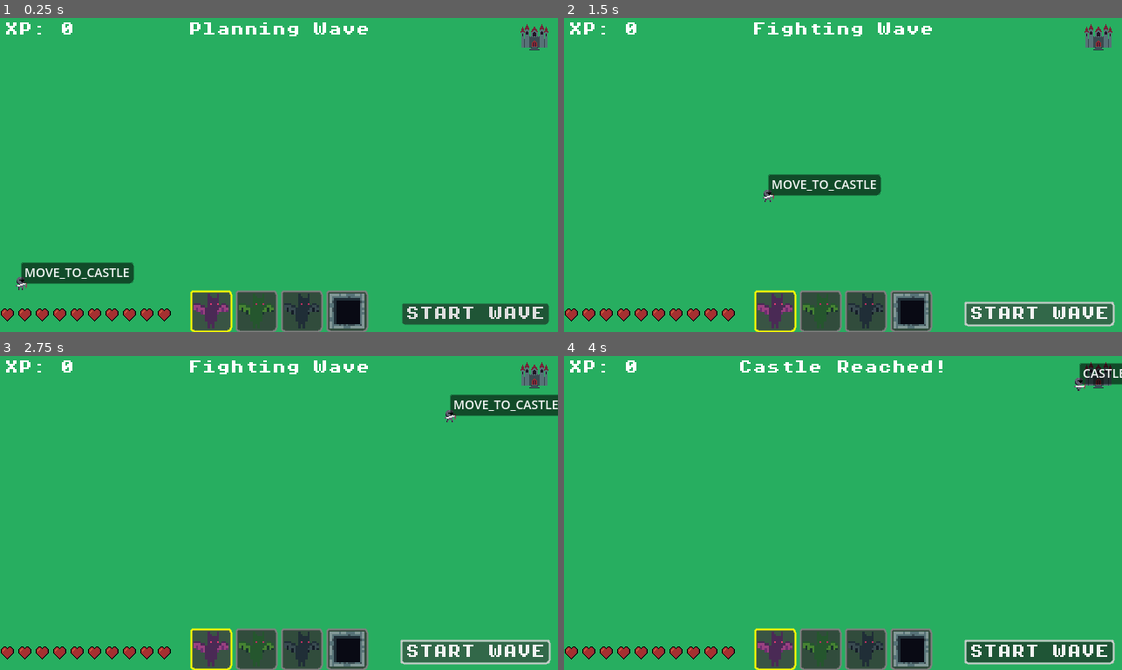
Above: before the commit, frames 1-4 (two rows, left to right).
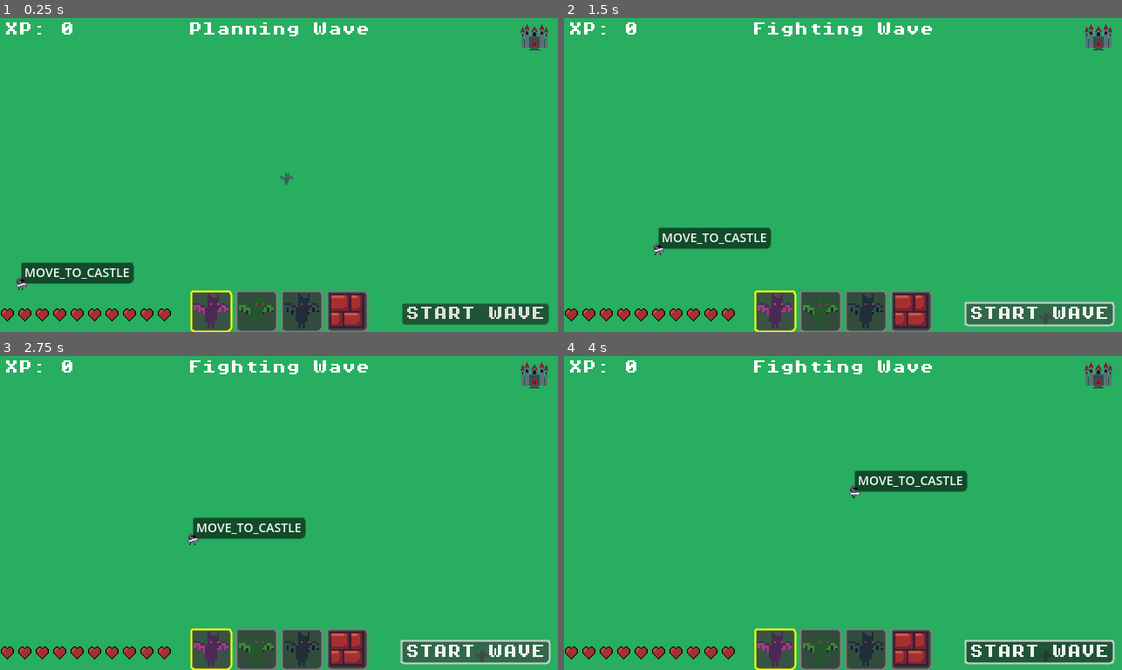
Above: after the commit, the same moments.

Repository: p-lorenzo/reversevs
Game: Godot game, scene res://scenes/world.tscn
The game is run twice, just before and just after one commit, with the same random seed, the same clock (stepped at 60 frames per second) and the same inputs.
Inputs (mouse positions are in pixels of both pictures, inside the frame that each line leads up to):
- Up to frame 1 (0.25 s): no input
- Up to frame 2 (1.5 s): click "START WAVE" at 0.5 s; click "START WAVE" at 1.25 s
- Up to frame 3 (2.75 s): click "START WAVE" at 2 s
- Up to frame 4 (4 s): tap Enter (ui_accept) at 2.75, 3.6, 3.77 s; move the mouse to (965, 497) at 2.77 s; hold Enter (ui_accept) 2.78-3.53 s; click (965, 497) at 2.92 s; move the mouse to (731, 528) at 3.52 s; click (731, 528) at 3.67 s

The runs differ from the first frame. In frame 1, 0.7% of the frame differs, in the area x 50-66%, y 49-99%; in frame 2, 3.6%, in the area x 15-88%, y 49-99%; in frame 3, 3.5%; in frame 4, 3.2%.

Commit message:
feat: added grid system

Diff:
--- a/InventoryItems/wall.tres
+++ b/InventoryItems/wall.tres
@@ -1,11 +1,11 @@
 [gd_resource type="Resource" script_class="InventoryItem" load_steps=4 format=3 uid="uid://kcs7gp1p2g4r"]
 
 [ext_resource type="PackedScene" uid="uid://udb7fyvpr5j" path="res://scenes/wall.tscn" id="1_b0drq"]
-[ext_resource type="Texture2D" uid="uid://dpvi1o10yorqe" path="res://art/sprites/inv_cube.png" id="2_nm8pg"]
+[ext_resource type="Texture2D" uid="uid://dq6m31f8uda7m" path="res://art/sprites/brick_wall.png" id="2_b0drq"]
 [ext_resource type="Script" uid="uid://do1haxjgysstf" path="res://scripts/inventory_item.gd" id="3_g4rsj"]
 
 [resource]
 script = ExtResource("3_g4rsj")
 entity_scene = ExtResource("1_b0drq")
-icon = ExtResource("2_nm8pg")
+icon = ExtResource("2_b0drq")
 cost = 1
--- a/project.godot
+++ b/project.godot
@@ -19,6 +19,7 @@
 
 Game="*res://scripts/game.gd"
 ExperienceSystem="*res://scripts/experience_system.gd"
+Grid="*res://scripts/grid.gd"
 
 [display]
 
--- a/scenes/wall.tscn
+++ b/scenes/wall.tscn
@@ -1,6 +1,6 @@
 [gd_scene load_steps=2 format=3 uid="uid://udb7fyvpr5j"]
 
-[ext_resource type="Texture2D" uid="uid://dpvi1o10yorqe" path="res://art/sprites/inv_cube.png" id="1_wykyb"]
+[ext_resource type="Texture2D" uid="uid://dq6m31f8uda7m" path="res://art/sprites/brick_wall.png" id="1_wykyb"]
 
 [node name="Wall" type="Node2D" groups=["obstacles"]]
 metadata/_edit_horizontal_guides_ = [-20.0]
@@ -9,6 +9,5 @@
 texture = ExtResource("1_wykyb")
 
 [node name="NavigationObstacle2D" type="NavigationObstacle2D" parent="."]
-radius = 10.0
-vertices = PackedVector2Array(-7, -7, -7, 8, 8, 8, 8, -7)
+vertices = PackedVector2Array(-8, -8, -8, 8, 8, 8, 8, -8)
 affect_navigation_mesh = true
--- a/scenes/world.tscn
+++ b/scenes/world.tscn
@@ -25,6 +25,7 @@
 [node name="Hero" parent="." instance=ExtResource("2_rwgxs")]
 z_index = 1
 position = Vector2(24, 304)
+speed = 100.0
 
 [node name="BossCastle" type="Area2D" parent="." groups=["castle"]]
 position = Vector2(613, 21)
--- a/scripts/game.gd
+++ b/scripts/game.gd
@@ -1,8 +1,7 @@
 extends Node
-# niente class_name se l’Autoload si chiama già Game
 
 enum Phase { PLAN, SIM, CASTLE_REACHED, HERO_DIED }
-signal phase_changed(new_phase: int)          # per aggiornare UI fase
+signal phase_changed(new_phase: int)
 
 var phase: int = Phase.PLAN
 var hero: Node2D = null
@@ -50,6 +49,7 @@
 		return
 	nav_region.bake_navigation_polygon(false)
 	_refresh_hero()
+	Grid.free_mobile_entities_cells()
 	enemies_alive_at_sim_start = 0
 	remaining_enemies = 0
 	for e in get_tree().get_nodes_in_group("enemies"):
--- /dev/null
+++ b/scripts/grid.gd
@@ -0,0 +1,42 @@
+extends Node
+
+const GRID_SIZE: int = 16
+var _occupied_cells: Dictionary = {}
+
+func world_to_grid(world_pos: Vector2) -> Vector2i:
+	return Vector2i(
+		floori(world_pos.x / GRID_SIZE),
+		floori(world_pos.y / GRID_SIZE)
+	)
+
+func grid_to_world(grid_pos: Vector2i) -> Vector2:
+	return Vector2(
+		grid_pos.x * GRID_SIZE + GRID_SIZE / 2.0,
+		grid_pos.y * GRID_SIZE + GRID_SIZE / 2.0
+	)
+
+func snap_to_grid(world_pos: Vector2) -> Vector2:
+	var grid_pos := world_to_grid(world_pos)
+	return grid_to_world(grid_pos)
+
+func is_cell_occupied(grid_pos: Vector2i) -> bool:
+	return _occupied_cells.has(grid_pos)
+
+func _is_entity_static(entity: Node) -> bool:
+	return entity.is_in_group("obstacles")
+
+func occupy_cell(grid_pos: Vector2i, entity: Node2D) -> bool:
+	if is_cell_occupied(grid_pos):
+		return false
+	_occupied_cells[grid_pos] = entity
+	return true
+
+func free_mobile_entities_cells() -> void:
+	var cells_to_free: Array[Vector2i] = []
+	for grid_pos in _occupied_cells.keys():
+		var entity = _occupied_cells[grid_pos]
+		if entity and not _is_entity_static(entity):
+			cells_to_free.append(grid_pos)
+
+	for grid_pos in cells_to_free:
+		_occupied_cells.erase(grid_pos)
--- a/scripts/inventory.gd
+++ b/scripts/inventory.gd
@@ -1,7 +1,7 @@
 extends HBoxContainer
 class_name Inventory
 
-signal selection_changed(selected_index: int, selected_scene: PackedScene)
+signal selection_changed(selected_index: int, selected_inventory_item: InventoryItem)
 
 # Export variables
 @export var empty_slot_texture: Texture2D
@@ -138,12 +138,12 @@
 				style_box.border_color = Color(0.5, 0.5, 0.5, 1.0)  # Bordo grigio
 
 	# Emetti segnale
-	var selected_scene: PackedScene = null
+	var selected_inventory_item: InventoryItem = null
 	if selected_index >= 0 and selected_index < inventory_items.size():
 		var item: InventoryItem = inventory_items[selected_index]
 		if item:
-			selected_scene = item.entity_scene
-	selection_changed.emit(selected_index, selected_scene)
+			selected_inventory_item = item
+	selection_changed.emit(selected_index, selected_inventory_item)
 
 func select_next() -> void:
 	if _slots.is_empty():
--- a/scripts/player.gd
+++ b/scripts/player.gd
@@ -1,40 +1,42 @@
-# SpawnerOnClick.gd
 extends Node2D
 class_name SpawnerOnClick
 
-@export var enemy_scene: PackedScene          # Fallback se non c'è inventario
+@export var enemy_scene: PackedScene
 @export var spawn_parent_path: Node
-@export var add_to_enemies_group := true      # metti automaticamente i nuovi in "enemies"
 @export var enabled_in_plan_only := true
-@export var inventory: Inventory              # Riferimento all'inventario (opzionale)
+@export var inventory: Inventory
 
 var _spawn_parent: Node = null
 var _selected_scene: PackedScene = null
+var _selected_sprite_texture: Texture2D = null
 
 func _ready() -> void:
 	_spawn_parent = spawn_parent_path
 	_find_inventory()
 
-	# Se abbiamo un inventario, ascolta i cambi di selezione
 	if inventory:
 		if not inventory.selection_changed.is_connected(_on_inventory_selection_changed):
 			inventory.selection_changed.connect(_on_inventory_selection_changed)
-		# Imposta la scena iniziale
 		_selected_scene = inventory.get_selected_scene()
 	elif enemy_scene:
-		# Fallback alla vecchia logica
 		_selected_scene = enemy_scene
+
+func _process(_delta: float) -> void:
+	if !Game.is_plan_phase(): return
+	var mouse_pos := get_global_mouse_position()
+	var grid_pos := Grid.world_to_grid(Grid.snap_to_grid(mouse_pos))
+	highlight_cell(grid_pos)
 
 func _find_inventory() -> void:
 	if inventory:
 		return
-	# Cerca l'inventario nella scena se non è stato assegnato
 	var invs := get_tree().get_nodes_in_group("inventory")
 	if invs.size() > 0 and invs[0] is Inventory:
 		inventory = invs[0]
 
-func _on_inventory_selection_changed(selected_index: int, selected_scene: PackedScene) -> void:
-	_selected_scene = selected_scene
+func _on_inventory_selection_changed(selected_index: int, selected_inventory_item: InventoryItem) -> void:
+	_selected_scene = selected_inventory_item.entity_scene
+	_selected_sprite_texture = selected_inventory_item.icon
 
 func _unhandled_input(event: InputEvent) -> void:
 	if event.is_action_pressed("ui_accept"):
@@ -47,29 +49,41 @@
 		_spawn_at(get_global_mouse_position())
 
 func _spawn_at(world_pos: Vector2) -> void:
-	# Usa la scena selezionata dall'inventario, altrimenti fallback a enemy_scene
 	var scene_to_spawn := _selected_scene if _selected_scene else enemy_scene
 
 	if scene_to_spawn == null:
 		push_warning("Nessuna scena selezionata per lo spawn. Assegna enemy_scene o un inventario.")
 		return
 
+	var snapped_pos := Grid.snap_to_grid(world_pos)
+	var grid_pos := Grid.world_to_grid(snapped_pos)
+
+	if Grid.is_cell_occupied(grid_pos):
+		print("Cella già occupata: ", grid_pos)
+		return
+
 	var entity := scene_to_spawn.instantiate()
-	# Se l'entità è un Node2D (o derivati), posizionalo
 	if entity is Node2D:
-		entity.global_position = world_pos
-	# Attacca al parent designato, altrimenti al nodo corrente
+		entity.global_position = snapped_pos
+		if not Grid.occupy_cell(grid_pos, entity):
+			entity.queue_free()
+			return
+
 	if is_instance_valid(_spawn_parent):
 		_spawn_parent.add_child(entity)
 	else:
 		add_child(entity)
 
-	# Aggiungi al gruppo enemies se è un nemico (controlla se ha Health.is_enemy)
-	if add_to_enemies_group:
-		var health := entity.get_node_or_null("Health")
-		if health is HealthComponent and health.is_enemy:
-			entity.add_to_group("enemies")
-
-
 func _on_button_pressed() -> void:
 	Game.start_sim()
+
+func highlight_cell(grid_pos: Vector2i) -> void:
+	# show the current inventory item sprite at the given grid position half-transparent
+	var highlight_sprite: Sprite2D = get_node_or_null("HighlightSprite")
+	if highlight_sprite == null:
+		highlight_sprite = Sprite2D.new()
+		highlight_sprite.name = "HighlightSprite"
+		add_child(highlight_sprite)
+	highlight_sprite.global_position = Grid.grid_to_world(grid_pos)
+	highlight_sprite.texture = _selected_sprite_texture
+	highlight_sprite.modulate = Color(1, 1, 1, 0.5) if !Grid.is_cell_occupied(grid_pos) else Color(1, 0, 0, 0.5)
Binary file added: art/sprites/brick_wall.png
Not shown, added: art/sprites/brick_wall.png.import
Not shown, added: scripts/grid.gd.uid
